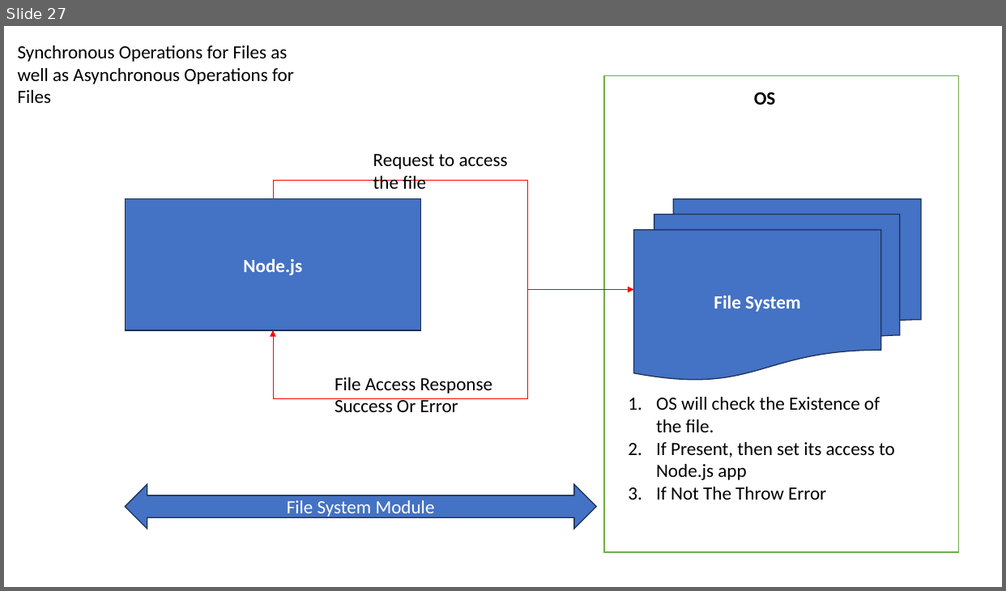
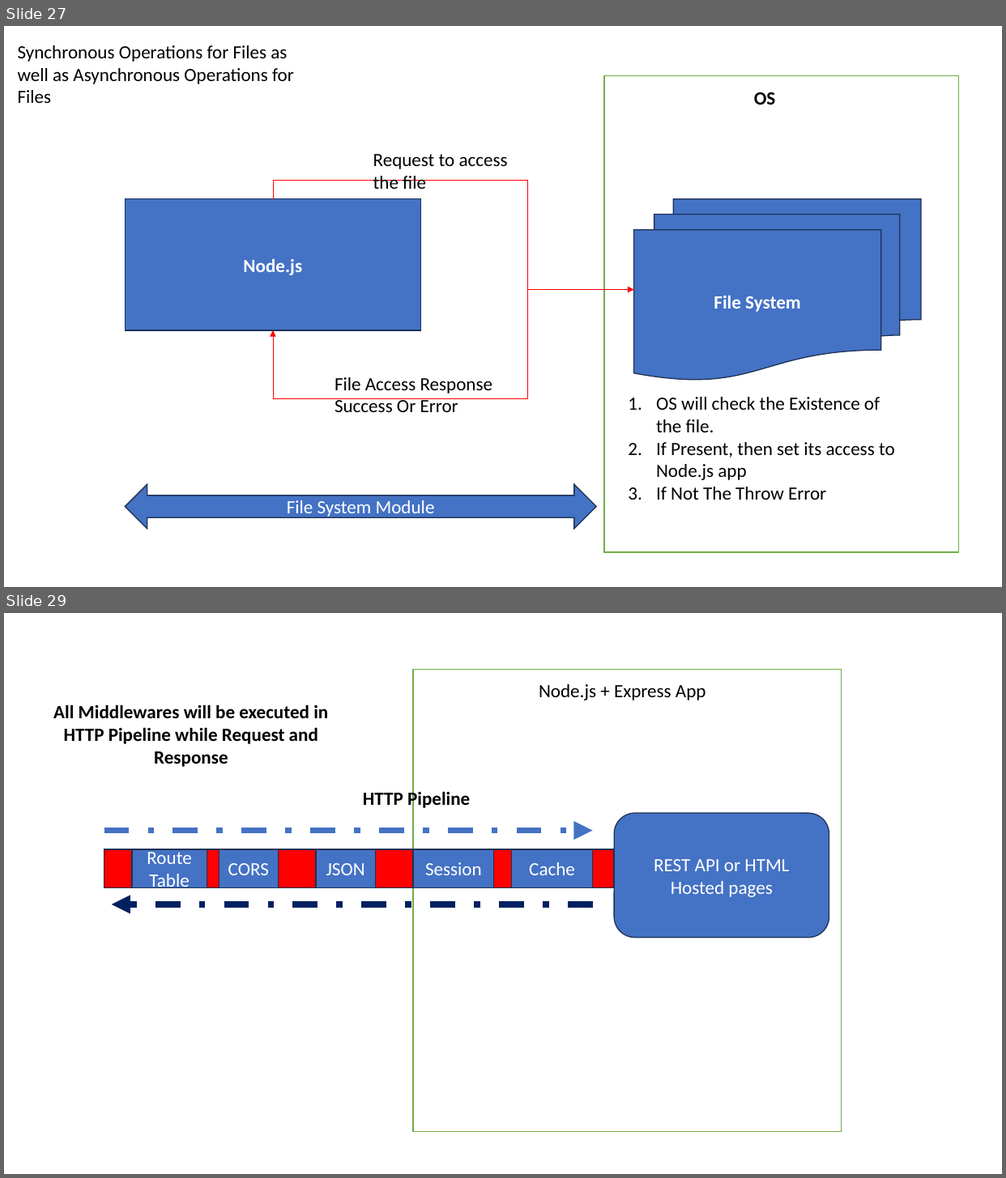
Before and after one commit to maheshsabnis/ugam, a slide deck: Training_Presentetions.pptx. Shown one above the other, each under a label of ours: slide 27 before the commit, slides 27 and 29 after it; the slides between them are not shown. The pictures are 1006x591 and 1006x1178 pixels, drawn with LibreOffice and Linux fonts; fonts in the diff are those of the drawing. Boxes give left, top, right and bottom in pixels: in the first picture for what was removed or moved away, otherwise in the second. Text is boxed around its words. In the diff, an @@ line names an element or a change of style, - is before the commit and + after.

```diff
--- a/Training_Presentetions.pptx
+++ b/Training_Presentetions.pptx
@@ slide 29 added at (4,613,1002,1174), background #FFFFFF @@
@@ rectangle added at (414,670,842,1131), fill #FFFFFF, outline #70AD47 1 pt @@
@@ text added at (539,684,706,700), 18 pt, text #000000 @@
+Node.js + Express App
@@ text added at (53,705,328,767), 18 pt, text #000000, bold @@
+All Middlewares will be executed in HTTP Pipeline while Request and Response
@@ text added at (363,789,470,810), 18 pt, text #000000, bold @@
+HTTP Pipeline
@@ arrow added from (104, 831) to (592, 831), #4472C4 6 pt dashed @@
@@ rounded rectangle added at (614,813,829,937), fill #4472C4, outline #1E3256 1 pt, 18 pt, text #FFFFFF @@
+REST API or HTML Hosted pages
@@ rectangle added at (104,850,614,888), fill #FF0000, outline #1E3256 1 pt @@
@@ rectangle added at (132,850,206,888), fill #4472C4, outline #1E3256 1 pt, 18 pt, text #FFFFFF @@
+Route Table
@@ rectangle added at (219,850,278,888), fill #4472C4, outline #1E3256 1 pt, 18 pt, text #FFFFFF @@
+CORS
@@ rectangle added at (316,850,375,888), fill #4472C4, outline #1E3256 1 pt, 18 pt, text #FFFFFF @@
+JSON
@@ rectangle added at (414,850,494,888), fill #4472C4, outline #1E3256 1 pt, 18 pt, text #FFFFFF @@
+Session
@@ rectangle added at (512,850,592,888), fill #4472C4, outline #1E3256 1 pt, 18 pt, text #FFFFFF @@
+Cache
@@ arrow added from (592, 905) to (112, 905), #002060 6 pt dashed @@
```
Also in this commit, not shown: 2 other slides added, 17 other files.
